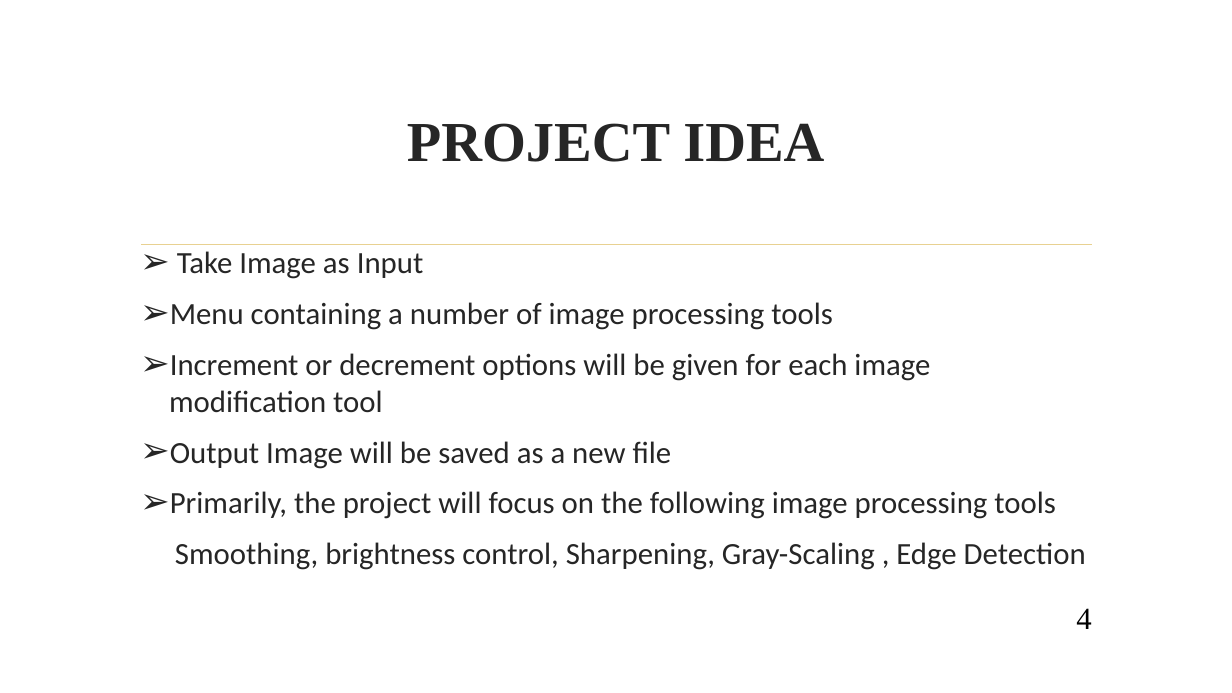
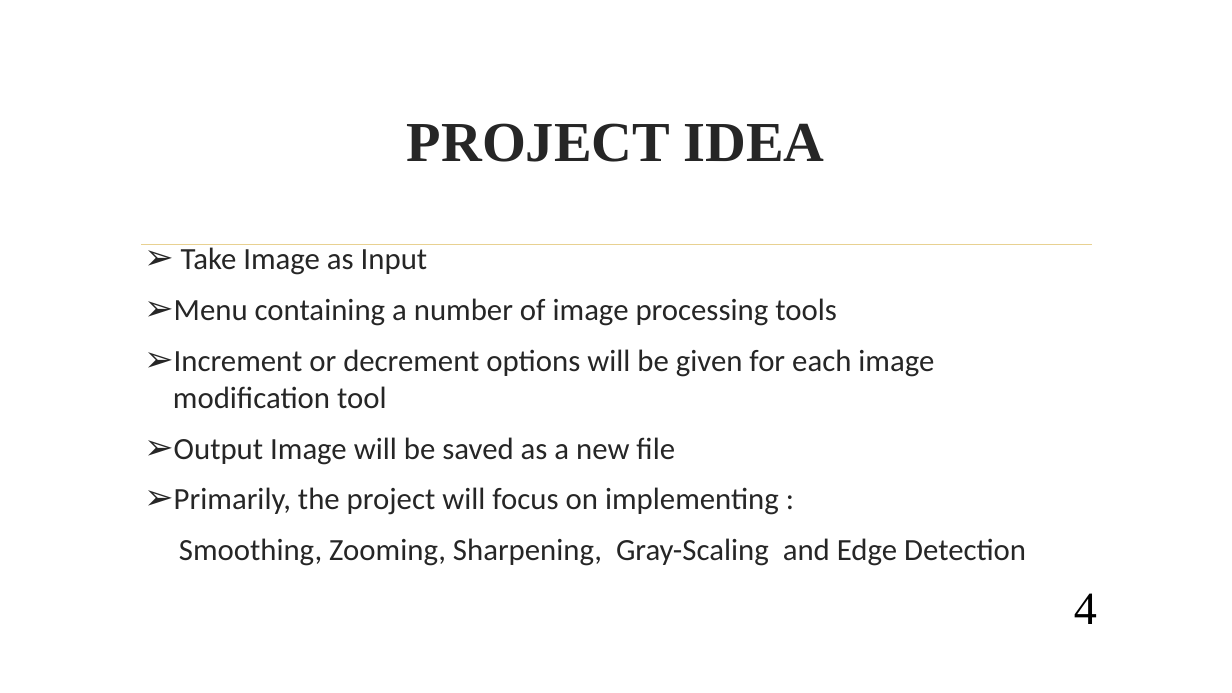
Before and after one commit to jsureka/ImageX, a slide deck: slide 4 of SOFTWARE PROJECT LAB -1.pptx. Drawn at 1232x693 pixels with LibreOffice and Linux fonts; fonts in the diff are those of the drawing; background and template pictures are left out. Boxes give left, top, right and bottom in pixels: in the first picture for what was removed or moved away, otherwise in the second. Text is boxed around its words. In the diff, an @@ line names an element or a change of style, - is before the commit and + after.

```diff
--- a/SOFTWARE PROJECT LAB -1.pptx
+++ b/SOFTWARE PROJECT LAB -1.pptx
@@ text at (174,487,1026,566): text changed @@
-➢ Primarily, the project will focus on the following image processing tools
-Smoothing, brightness control, Sharpening, Gray-Scaling , Edge Detection
+➢ Primarily, the project will focus on implementing :
+Smoothing, Zooming, Sharpening, Gray-Scaling and Edge Detection
@@ page number: place and size @@
-page number at (1076,608,1091,629)
+page number at (1074,593,1097,624)
@@ page number at (1074,593,1097,624): size 24 to 36 pt @@
```
Also in this commit, not shown: 10 other slides changed, 3 slides added, 6 other files.
